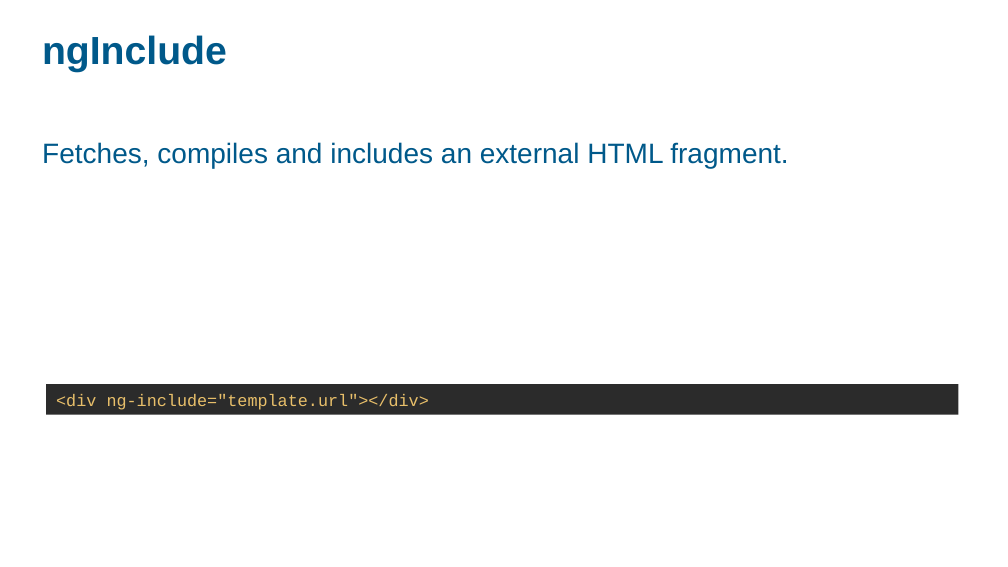
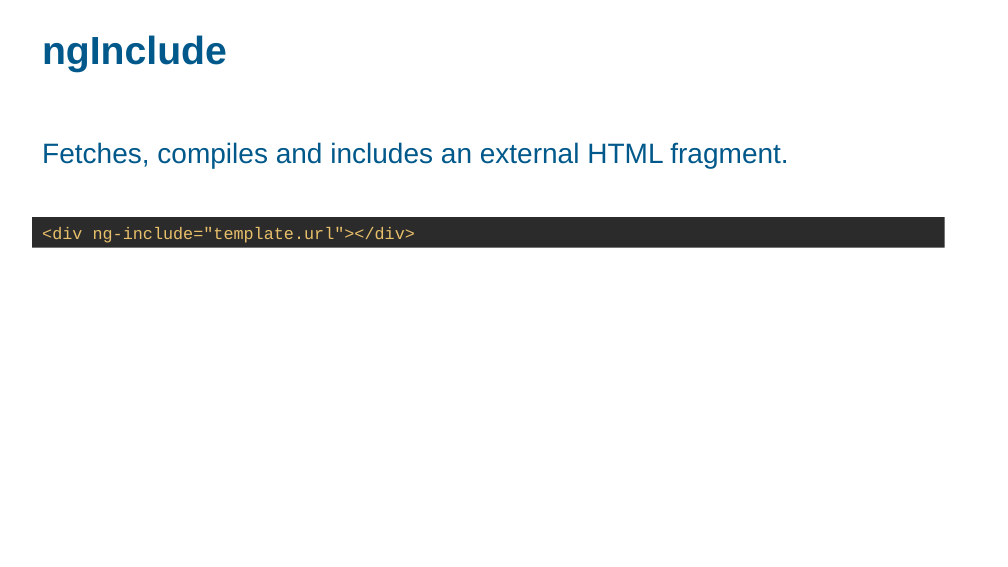
Before and after one commit to ashok07iet/angular-sample-code, a slide deck: slide 46 of doc/AngularJS.pptx (slide 39 before the commit). Drawn at 1008x567 pixels with LibreOffice and Linux fonts; fonts in the diff are those of the drawing; background and template pictures are left out. Boxes give left, top, right and bottom in pixels: in the first picture for what was removed or moved away, otherwise in the second. Text is boxed around its words. In the diff, an @@ line names an element or a change of style, - is before the commit and + after.

```diff
--- a/doc/AngularJS.pptx
+++ b/doc/AngularJS.pptx
@@ rectangle "<div ng-include="template.url"></div>": place and size @@
-rectangle "<div ng-include="template.url"></div>" at (46, 384, 959, 414)
+rectangle "<div ng-include="template.url"></div>" at (32, 217, 944, 247)
```
Also in this commit, not shown: 2 other slides changed, 8 slides added, 24 other files.
